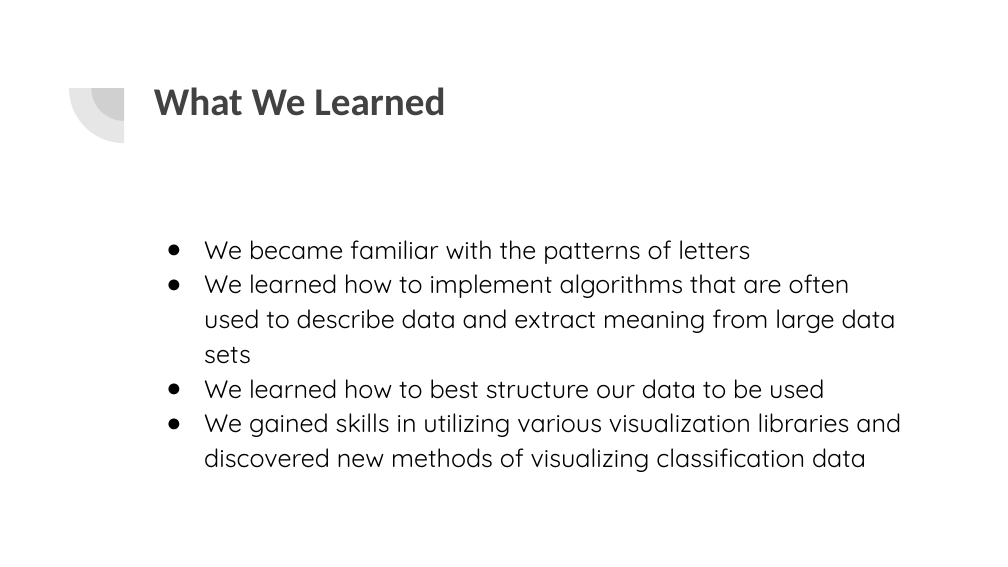
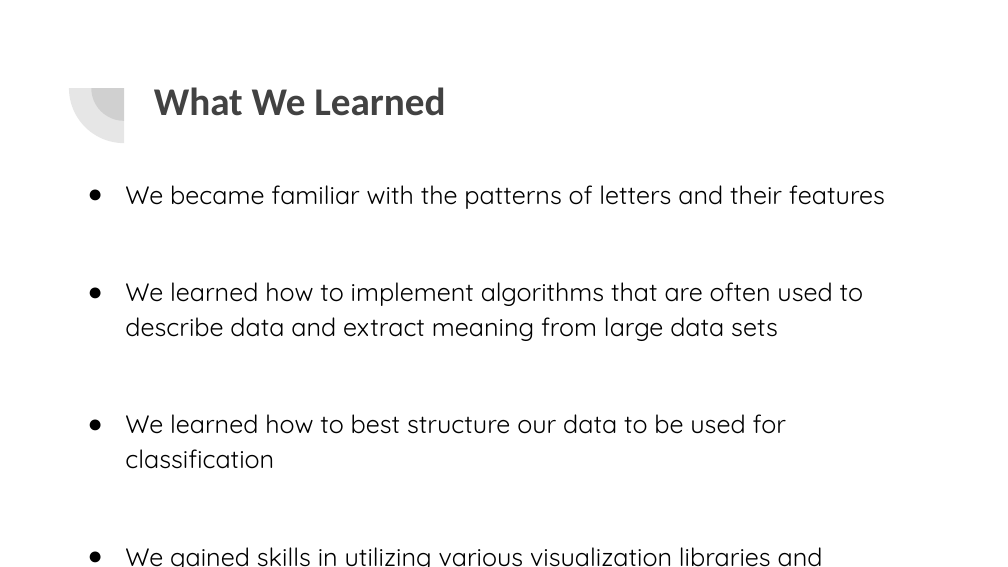
Before and after one commit to ewang24/dataMiningProject, a slide deck: slide 16 of Group Project_ Letter Data Mining.pptx (slide 6 before the commit). Drawn at 1008x567 pixels with LibreOffice and Linux fonts; fonts in the diff are those of the drawing. Boxes give left, top, right and bottom in pixels: in the first picture for what was removed or moved away, otherwise in the second. Text is boxed around its words. In the diff, an @@ line names an element or a change of style, - is before the commit and + after.

```diff
--- a/Group Project_ Letter Data Mining.pptx
+++ b/Group Project_ Letter Data Mining.pptx
@@ text "We became familiar with the ..." moved from (x1=204, y1=240, x2=901, y2=472) to (x1=125, y1=185, x2=885, y2=567) @@
@@ text at (x1=125, y1=185, x2=885, y2=209): text changed @@
-● We became familiar with the patterns of letters
+● We became familiar with the patterns of letters and their features
@@ text at (x1=125, y1=282, x2=863, y2=567): more space between paragraphs; less space between paragraphs @@
@@ text at (x1=125, y1=414, x2=787, y2=469): text changed @@
-● We learned how to best structure our data to be used
+● We learned how to best structure our data to be used for classification
```
Also in this commit, not shown: 5 other slides changed, 12 slides added, 1 slide removed, 4 other files.
